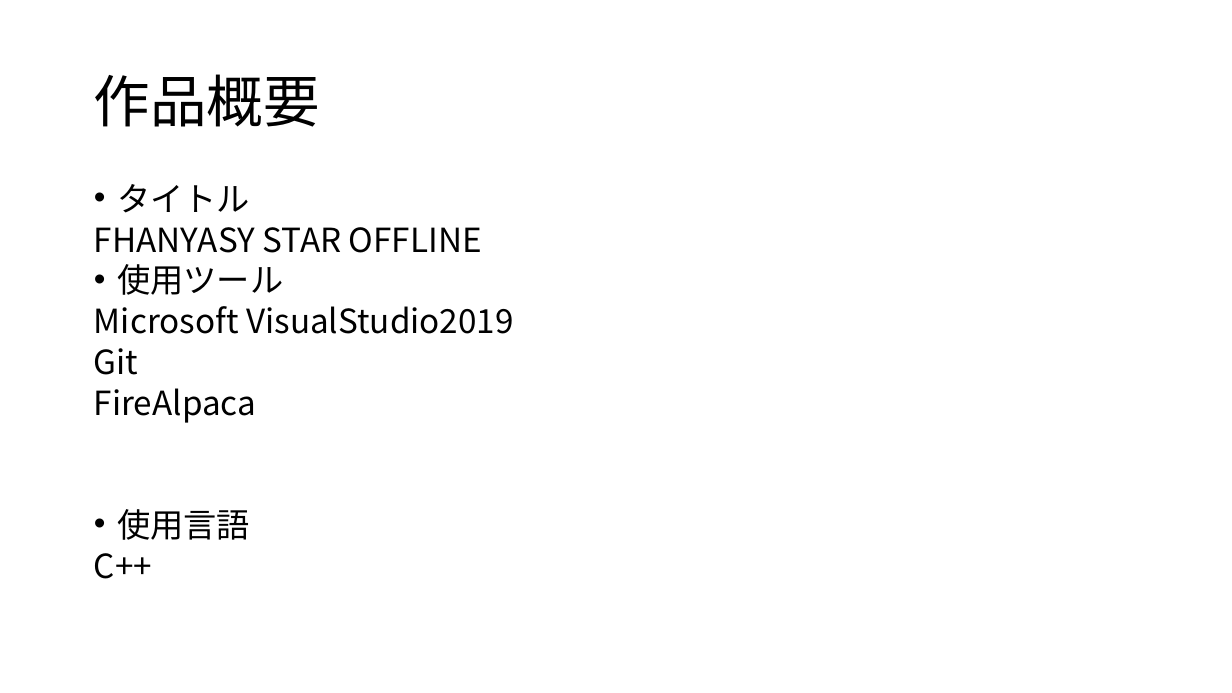
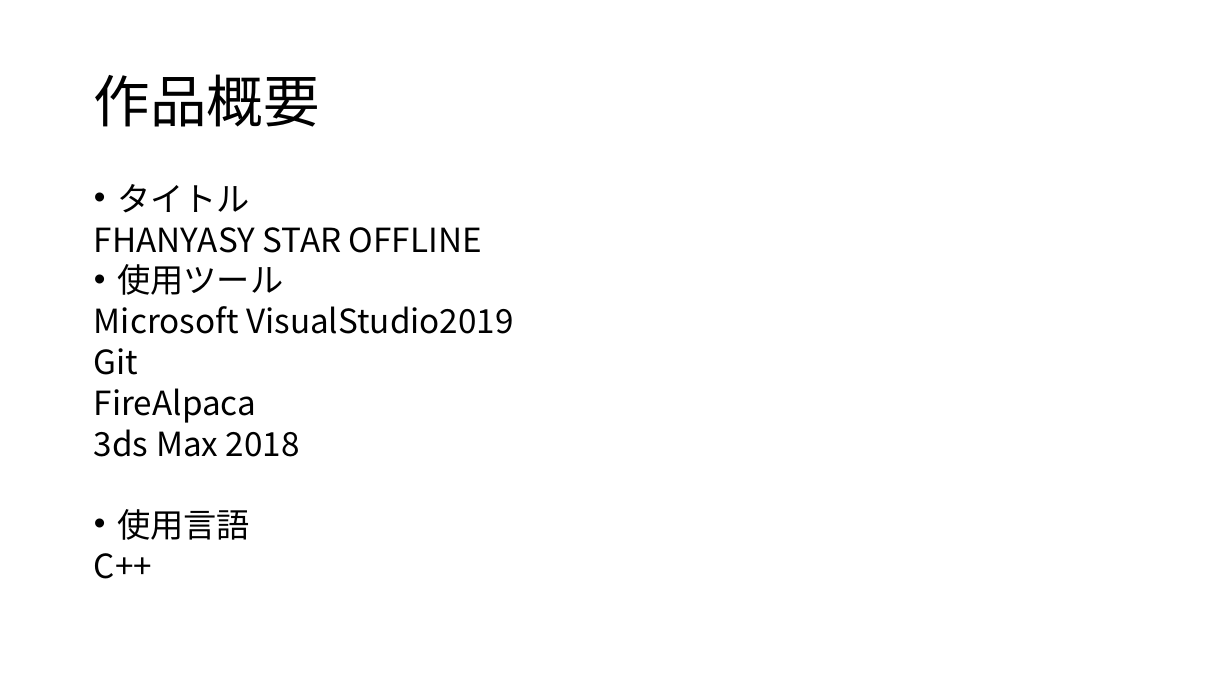
Before and after one commit to kyarameru1102/Phantasy-Star-Offline4, a slide deck: slide 2 of 卒研発表用プレゼン/卒研発表用プレゼン.pptx. Drawn at 1232x693 pixels with LibreOffice and Linux fonts; fonts in the diff are those of the drawing; background and template pictures are left out. Boxes give left, top, right and bottom in pixels: in the first picture for what was removed or moved away, otherwise in the second. Text is boxed around its words. In the diff, an @@ line names an element or a change of style, - is before the commit and + after.

```diff
--- a/卒研発表用プレゼン/卒研発表用プレゼン.pptx
+++ b/卒研発表用プレゼン/卒研発表用プレゼン.pptx
@@ text at [94,422,300,457]: paragraph added @@
+3ds Max 2018
```
Also in this commit, not shown: 1 slide added.
